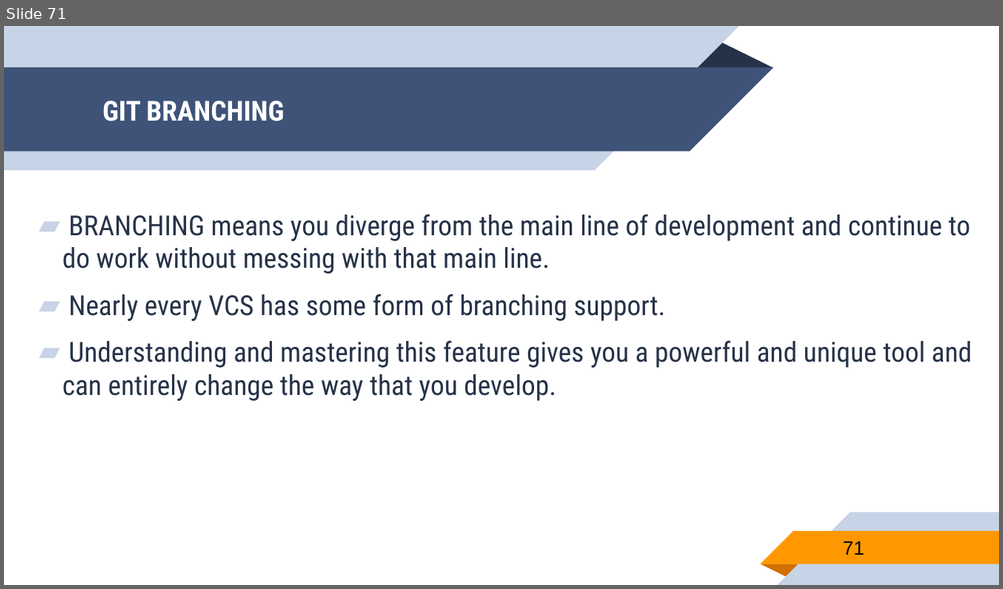
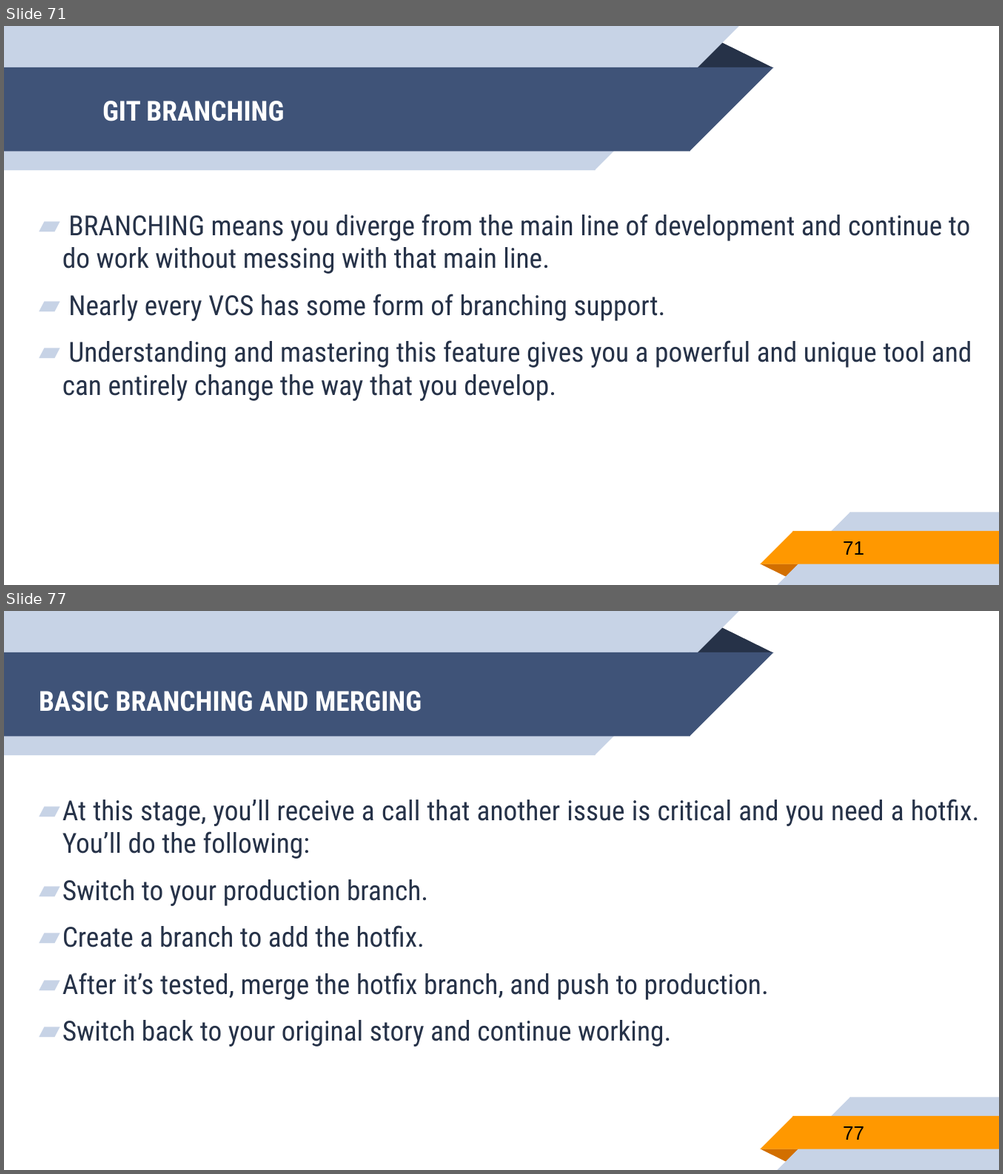
Before and after one commit to nguyentrongtiencntt/GIT, a slide deck: GIT.pptx. Shown one above the other, each under a label of ours: slide 71 before the commit, slides 71 and 77 after it; the slides between them are not shown. The pictures are 1003x589 and 1003x1174 pixels, drawn with LibreOffice and Linux fonts; fonts in the diff are those of the drawing. Boxes give left, top, right and bottom in pixels: in the first picture for what was removed or moved away, otherwise in the second. Text is boxed around its words. In the diff, an @@ line names an element or a change of style, - is before the commit and + after.

Commit message:
finish the basic branch and merge

```diff
--- a/GIT.pptx
+++ b/GIT.pptx
@@ slide 77 added at (4,611,999,1170), background #FFFFFF; not listed: 10 template elements that a slide beside it also shows @@
@@ title added at (39,691,421,712), 20 pt, text #FFFFFF, bold @@
+BASIC BRANCHING AND MERGING
@@ text added at (62,799,979,1047), 20 pt, text #263248 @@
+▰ At this stage, you’ll receive a call that another issue is critical and you need a hotfix. You’ll do the following:
+▰ Switch to your production branch.
+▰ Create a branch to add the hotfix.
+▰ After it’s tested, merge the hotfix branch, and push to production.
+▰ Switch back to your original story and continue working.
@@ page number added at (842,1127,864,1140), 14 pt, text #000000 @@
+77
```
Also in this commit, not shown: 24 other slides added.
